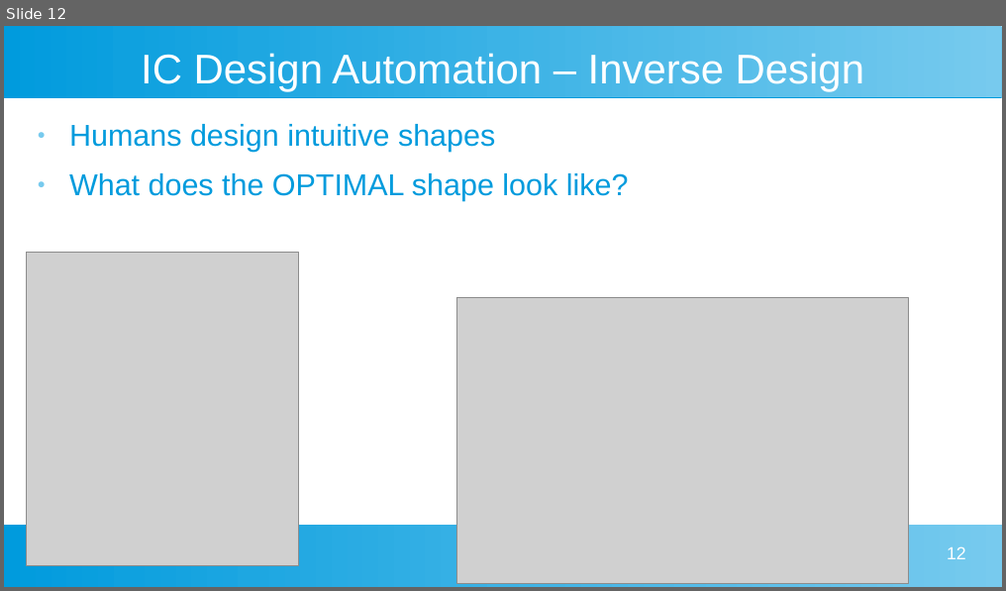
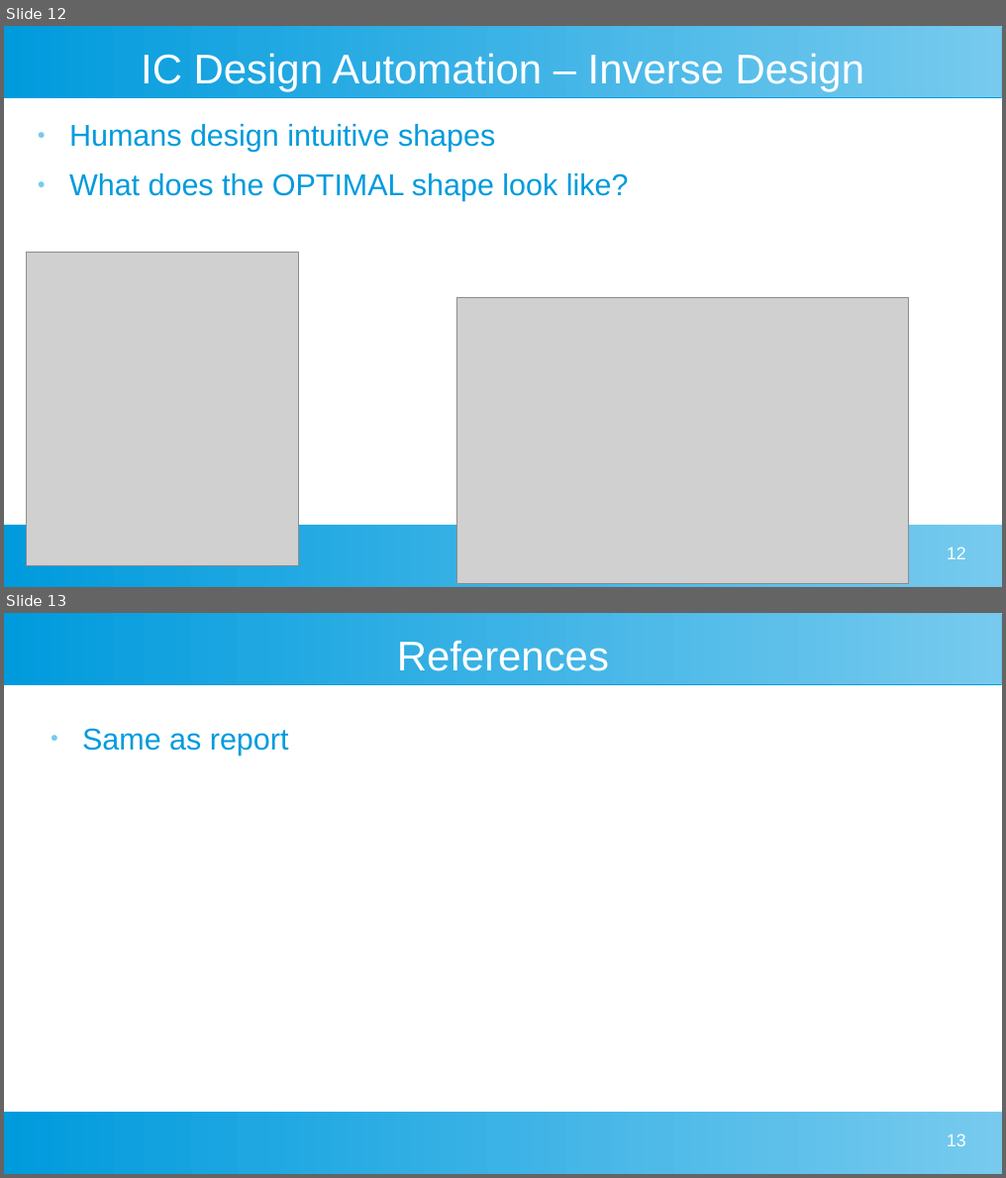
Before and after one commit to fiumad/Advanced-Computer-Systems, a slide deck: Research Report/Research Presentation.odp. Shown one above the other, each under a label of ours: slide 12 before the commit, slides 12 and 13 after it. The pictures are 1006x591 and 1006x1178 pixels, drawn with LibreOffice and Linux fonts; fonts in the diff are those of the drawing; grey boxes stand for pictures. Boxes give left, top, right and bottom in pixels: in the first picture for what was removed or moved away, otherwise in the second. Text is boxed around its words. In the diff, an @@ line names an element or a change of style, - is before the commit and + after.

```diff
--- a/Research Report/Research Presentation.odp
+++ b/Research Report/Research Presentation.odp
@@ slide 13 added at (x1=4, y1=613, x2=1002, y2=1174), background #FFFFFF; not listed: 2 template elements that a slide beside it also shows @@
@@ title added at (x1=397, y1=640, x2=609, y2=671), 33 pt, text #FFFFFF @@
+References
@@ text added at (x1=82, y1=728, x2=289, y2=756), 24 pt, text #009BDD @@
+● Same as report
@@ page number added at (x1=946, y1=1134, x2=966, y2=1147), 14 pt, text #FFFFFF @@
+13
```
Also in this commit, not shown: 3 slides changed, 14 other files.
